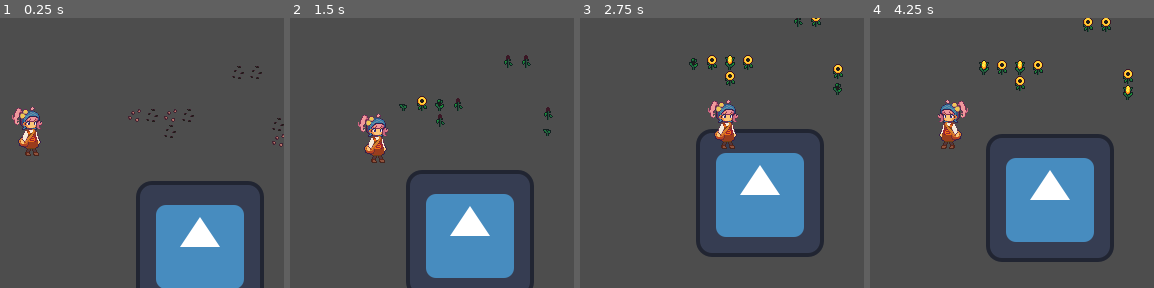
Above: before the commit, frames 1-4 (left to right).
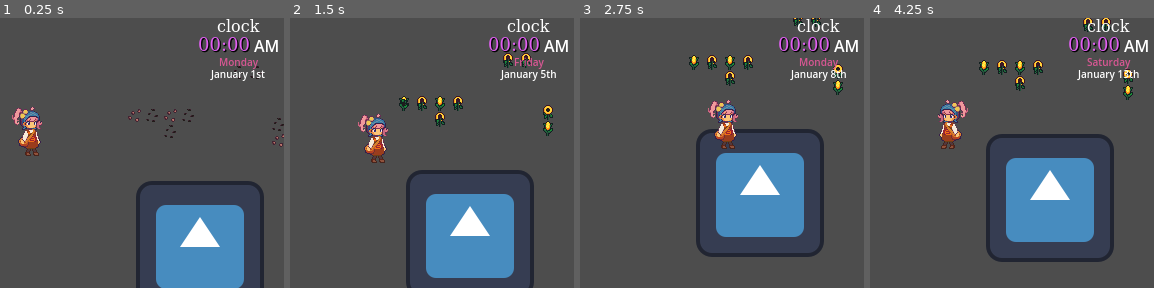
Above: after the commit, the same moments.

Repository: HinaMarina/Risa
Game: Godot game, scene res://Prototype Assets/Testing_Scene_Empty.tscn
Same seed, same stepped clock (60 frames per second), same inputs: the game is played once before the commit and once after it. The project has no main scene, so this scene is started directly. The engine's default icon, where the game draws it, is replaced by a stand-in: a white triangle on a blue panel in a dark square.
Inputs:
- Up to frame 1 (0.25 s): no input
- Up to frame 2 (1.5 s): tap Enter (ui_accept) at 0.5, 0.6, 0.77, 1.07 s; hold Right (ui_right) 0.53-1.28 s; hold Down (ui_down) from 1.28 s (still down); tap X (Harvest) at 1.35 s
- Up to frame 3 (2.75 s): tap Enter (ui_accept) at 1.52, 1.55, 1.82, 2.3 s; release Down (ui_down) at 2.03 s; hold Right (ui_right) from 2.03 s (still down); hold Up (movement_action) from 2.03 s (still down)
- Up to frame 4 (4.25 s): release Right (ui_right) at 2.78 s; release Up (movement_action) at 2.78 s; hold ` (Speed_up_Time, bound only after the commit) 2.78-3.53 s; tap Enter (ui_accept) at 2.85, 3.02, 3.32, 3.77, 3.8, 4.07 s; hold Left (ui_left) from 3.53 s (still down); tap X (Harvest) at 3.6 s

The runs differ from the first frame. In frame 1, 1.5% of the frame differs, in the area x 70-98%, y 0-24%; in frame 2, 2.3%, in the area x 38-98%, y 0-43%; in frame 3, 2.0%; in frame 4, 1.9%.

Commit message:
Clock + Global_Time_Manager && Calendar Manager
Implementing the clock in real time in the UI and integrating it with a global time manager that handles time in real time. As well as integrating the system into the calendar manager update_day().

Diff:
--- a/Entities/Player/Player.gd
+++ b/Entities/Player/Player.gd
@@ -3,10 +3,39 @@
 @export var Body:CharacterBody2D
 @export var State_Machine:State_Machine
 @export var Camera: Camera2D
+#########################################
+@export var Clock_canvas:CanvasLayer
+@export var time_label:Label
+@export var weekday_label:Label
+@export var month_year_label:Label
+@export var am_pm_label:Label
 var status : String
+
+func _ready() -> void:
+	update_clock()
+	GlobalTimeManager.time_updated.connect(update_clock)
+	CalendarManager.day_updated.connect(update_clock)
 
 func camera_limit(pontos:Vector4i):
 	Camera.limit_left = pontos.x
 	Camera.limit_top = pontos.y
 	Camera.limit_right = pontos.z
 	Camera.limit_bottom = pontos.w
+
+func update_clock():
+	time_label.text = str(GlobalTimeManager.game_hours) + ":" + str(GlobalTimeManager.game_minutes)
+	am_pm_label.text = "AM"
+	weekday_label.text = CalendarManager.day_of_the_week()
+	month_year_label.text = CalendarManager.month_of_the_year() + " " + str(CalendarManager.current_day)
+	if GlobalTimeManager.game_hours > 12:
+		time_label.text = str(GlobalTimeManager.game_hours - 12) + ":" + str(GlobalTimeManager.game_minutes)
+		am_pm_label.text = "PM"
+	match CalendarManager.current_day:
+		1: month_year_label.text = month_year_label.text+"st"
+		2: month_year_label.text = month_year_label.text+"nd"
+		3: month_year_label.text = month_year_label.text+"rd"
+		_: month_year_label.text = month_year_label.text+"th"
+	if GlobalTimeManager.game_hours < 10 or (GlobalTimeManager.game_hours - 12 < 10 && GlobalTimeManager.game_hours>12):
+		time_label.text = "0" + time_label.text
+	if GlobalTimeManager.game_minutes == 0:
+		time_label.text = time_label.text + "0"
--- a/Entities/Player/Player.tscn
+++ b/Entities/Player/Player.tscn
@@ -450,11 +450,55 @@
 
 [sub_resource type="RectangleShape2D" id="RectangleShape2D_tqo13"]
 
-[node name="Player" type="Node2D" node_paths=PackedStringArray("Body", "State_Machine", "Camera")]
+[sub_resource type="FontFile" id="FontFile_83dt8"]
+cache/0/16/0/ascent = 0.0
+cache/0/16/0/descent = 0.0
+cache/0/16/0/underline_position = 0.0
+cache/0/16/0/underline_thickness = 0.0
+cache/0/16/0/scale = 1.0
+cache/0/10/0/ascent = 0.0
+cache/0/10/0/descent = 0.0
+cache/0/10/0/underline_position = 0.0
+cache/0/10/0/underline_thickness = 0.0
+cache/0/10/0/scale = 1.0
+cache/0/24/0/ascent = 0.0
+cache/0/24/0/descent = 0.0
+cache/0/24/0/underline_position = 0.0
+cache/0/24/0/underline_thickness = 0.0
+cache/0/24/0/scale = 1.0
+cache/0/20/0/ascent = 0.0
+cache/0/20/0/descent = 0.0
+cache/0/20/0/underline_position = 0.0
+cache/0/20/0/underline_thickness = 0.0
+cache/0/20/0/scale = 1.0
+
+[sub_resource type="FontFile" id="FontFile_sjbvo"]
+cache/0/16/0/ascent = 0.0
+cache/0/16/0/descent = 0.0
+cache/0/16/0/underline_position = 0.0
+cache/0/16/0/underline_thickness = 0.0
+cache/0/16/0/scale = 1.0
+cache/0/20/0/ascent = 0.0
+cache/0/20/0/descent = 0.0
+cache/0/20/0/underline_position = 0.0
+cache/0/20/0/underline_thickness = 0.0
+cache/0/20/0/scale = 1.0
+cache/0/18/0/ascent = 0.0
+cache/0/18/0/descent = 0.0
+cache/0/18/0/underline_position = 0.0
+cache/0/18/0/underline_thickness = 0.0
+cache/0/18/0/scale = 1.0
+
+[node name="Player" type="Node2D" node_paths=PackedStringArray("Body", "State_Machine", "Camera", "Clock_canvas", "time_label", "weekday_label", "month_year_label", "am_pm_label")]
 script = ExtResource("1_rq6fq")
 Body = NodePath("CharacterBody2D")
 State_Machine = NodePath("CharacterBody2D/State_Machine")
 Camera = NodePath("CharacterBody2D/Camera2D")
+Clock_canvas = NodePath("Clock_layer")
+time_label = NodePath("Clock_layer/VBoxContainer/TimeBoxContainer/time")
+weekday_label = NodePath("Clock_layer/VBoxContainer/weekday")
+month_year_label = NodePath("Clock_layer/VBoxContainer/month_year")
+am_pm_label = NodePath("Clock_layer/VBoxContainer/TimeBoxContainer/am_pm_label")
 
 [node name="CharacterBody2D" type="CharacterBody2D" parent="."]
 
@@ -585,4 +629,53 @@
 custom_minimum_size = Vector2(16, 16)
 layout_mode = 2
 
+[node name="Clock_layer" type="CanvasLayer" parent="."]
+
+[node name="VBoxContainer" type="VBoxContainer" parent="Clock_layer"]
+offset_left = 394.0
+offset_top = 1.0
+offset_right = 452.0
+offset_bottom = 89.0
+theme_override_constants/separation = -2
+
+[node name="clock_label" type="Label" parent="Clock_layer/VBoxContainer"]
+layout_mode = 2
+theme_override_fonts/font = SubResource("FontFile_83dt8")
+theme_override_font_sizes/font_size = 16
+text = "clock"
+horizontal_alignment = 1
+
+[node name="TimeBoxContainer" type="HBoxContainer" parent="Clock_layer/VBoxContainer"]
+layout_mode = 2
+alignment = 1
+
+[node name="time" type="Label" parent="Clock_layer/VBoxContainer/TimeBoxContainer"]
+layout_mode = 2
+theme_override_colors/font_color = Color(0.882392, 0.3705, 0.95, 1)
+theme_override_colors/font_shadow_color = Color(0, 0, 0, 1)
+theme_override_fonts/font = SubResource("FontFile_sjbvo")
+theme_override_font_sizes/font_size = 18
+text = "99:99"
+horizontal_alignment = 1
+vertical_alignment = 1
+
+[node name="am_pm_label" type="Label" parent="Clock_layer/VBoxContainer/TimeBoxContainer"]
+layout_mode = 2
+text = "AM"
+
+[node name="weekday" type="Label" parent="Clock_layer/VBoxContainer"]
+layout_mode = 2
+theme_override_colors/font_color = Color(0.85, 0.34, 0.578, 1)
+theme_override_font_sizes/font_size = 10
+text = "Monday
+"
+horizontal_alignment = 1
+vertical_alignment = 1
+
+[node name="month_year" type="Label" parent="Clock_layer/VBoxContainer"]
+layout_mode = 2
+theme_override_font_sizes/font_size = 10
+text = "month/year"
+horizontal_alignment = 1
+
 [connection signal="area_entered" from="CharacterBody2D/Interaction_Aim" to="CharacterBody2D/Interaction_Aim" method="_on_area_entered"]
--- a/Global Systems/Calendar_Manager.gd
+++ b/Global Systems/Calendar_Manager.gd
@@ -1,15 +1,21 @@
 extends Node
 
 @onready var current_day:int = 1
-@onready var current_month:int
+@onready var current_month:int = 1
 signal day_updated(day,month)
 var month_size:int = 28
 var current_week = func week(): return int(current_day/7)
 
 func _input(event: InputEvent) -> void:
+
 	if Input.is_action_just_released("ui_accept"):
 		update_day()
-		print("day updated")
+		day_updated.emit()
+	if Input.is_action_pressed("Speed_up_Time"):
+		GlobalTimeManager.time_to_a_minute = 0.04
+	if Input.is_action_just_released("Speed_up_Time"):
+		GlobalTimeManager.time_to_a_minute = 4
+
 func update_day():
 	if current_day+1 <= month_size:
 		current_day += 1
@@ -18,6 +24,7 @@
 		current_month += 1
 
 	day_updated.emit()
+	print("day updated")
 	update_UI()
 
 
@@ -25,16 +32,34 @@
 	var day_of_the_week = int(current_day%7)
 	var day: String
 	match day_of_the_week:
-		0: day = "sunday"
-		1: day = "monday"
-		2: day = "tuesday"
-		3: day = "wednesday"
-		4: day = "thursday"
-		5: day = "friday"
-		6:day = "saturday"
+		0: day = "Sunday"
+		1: day = "Monday"
+		2: day = "Tuesday"
+		3: day = "Wednesday"
+		4: day = "Thursday"
+		5: day = "Friday"
+		6:day = "Saturday"
 
 	return day
 
+func month_of_the_year() -> String:
+	var month = int(current_month%12)
+	var month_string:String
 
+	match month:
+		0: month_string = "December"
+		1: month_string = "January"
+		2: month_string = "February"
+		3: month_string = "March"
+		4: month_string = "April"
+		5: month_string = "May"
+		6: month_string = "June"
+		7: month_string = "July"
+		8: month_string = "August"
+		9: month_string = "September"
+		10: month_string = "October"
+		11: month_string = "November"
+
+	return month_string
 func update_UI():
 	pass
--- a/Global Systems/Global_Time_Manager.gd
+++ b/Global Systems/Global_Time_Manager.gd
@@ -3,18 +3,50 @@
 @onready var current_turn:int
 @onready var number_of_turns:int
 signal day_has_ended
-signal not_enough_turns
+signal time_updated
+var real_time_in_seconds : float
+var start_time:int
+var time_to_a_minute:float = 4
+
+var game_minutes:int
+
+var game_hours:int
+
+func _ready() -> void:
+	start_time = Time.get_ticks_msec()
+	CalendarManager.day_updated.connect(on_day_updated)
+	time_updated.emit()
+
+func _process(delta: float) -> void:
+	real_time_in_seconds = float(Time.get_ticks_msec() - start_time)/1000
+	real_time_to_game_time()
+
+
+func real_time_to_game_time():
+	if real_time_in_seconds >= time_to_a_minute:
+		game_minutes += 10
+		if game_minutes >= 60:
+			game_hours += 1
+			game_minutes = 0
+			if game_hours >= 24:
+				game_hours = 0
+				CalendarManager.update_day()
+		start_time = Time.get_ticks_msec()
+		time_updated.emit()
 
 func update_time(turns_passed:int):
 	if current_turn+turns_passed <= number_of_turns:
 		current_turn += turns_passed
 		update_UI()
-	else:
-		not_enough_turns.emit()
 
 func unlock_night_turns():
 	number_of_turns +=2
 	update_UI()
+
+func on_day_updated():
+	game_hours = 0
+	game_minutes = 0
+	start_time = Time.get_ticks_msec()
 
 func end_the_day():
 	current_turn = 0
--- a/project.godot
+++ b/project.godot
@@ -53,6 +53,11 @@
 "events": [Object(InputEventKey,"resource_local_to_scene":false,"resource_name":"","device":0,"window_id":0,"alt_presse …(194 unchanged characters)…
 ]
 }
+Speed_up_Time={
+"deadzone": 0.5,
+"events": [Object(InputEventKey,"resource_local_to_scene":false,"resource_name":"","device":0,"window_id":0,"alt_pressed":false,"shift_pressed":false,"ctrl_pressed":false,"meta_pressed":false,"pressed":false,"keycode":0,"physical_keycode":96,"key_label":0,"unicode":0,"location":0,"echo":false,"script":null)
+]
+}
 
 [layer_names]
 
Not shown: 1 places in Entities/Player/Player.tscn that only renumber resources
